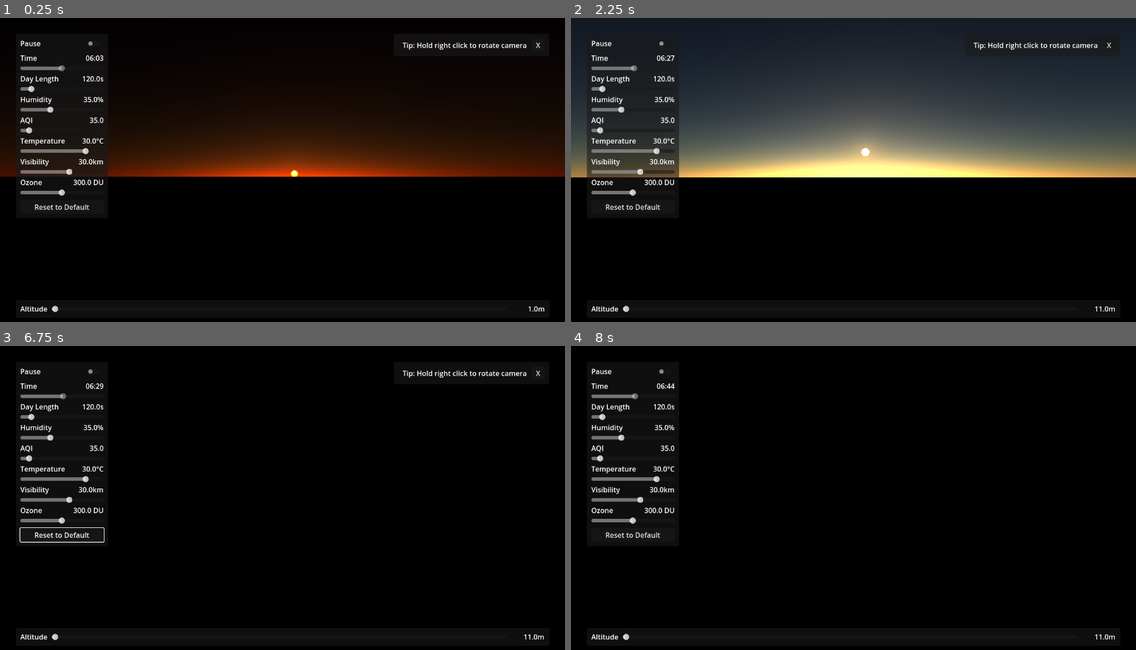
Above: before the commit, frames 1-4 (two rows, left to right).
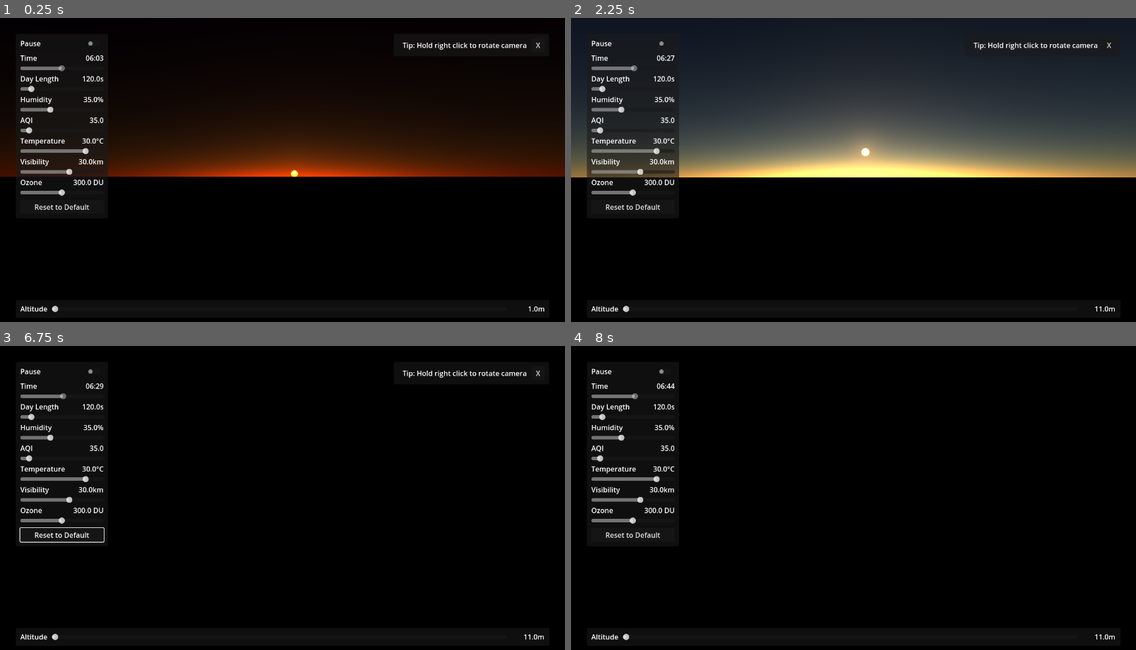
Above: after the commit, the same moments.

Repository: FroggLeo/godot-dynamic-environment
Game: Godot game, scene res://world/world.tscn
Same seed, same stepped clock (60 frames per second), same inputs: the game is played once before the commit and once after it.
Inputs (mouse positions are in pixels of both pictures, inside the frame that each line leads up to):
- Up to frame 1 (0.25 s): no input
- Up to frame 2 (2.25 s): tap Enter at 0.5, 1.25, 2 s; move the mouse to (977, 160) at 0.52 s; hold Right 0.53-1.28 s; tap Mouse wheel down (go_down) at 0.6 s; move the mouse to (740, 191) at 1.27 s; hold Down 1.28-2.03 s; tap Mouse wheel up (go_up) at 1.35 s; move the mouse to (910, 106) at 2.02 s; hold Right from 2.03 s (still down); hold Right mouse button (move_camera) from 2.03 s (still down)
- Up to frame 3 (6.75 s): tap Enter at 2.75 s; move the mouse to (254, 567) at 2.77 s; release Right at 2.78 s; release Right mouse button (move_camera) at 2.78 s; hold Up 2.78-3.5 s; tap Alt at 2.85 s; click (96, 370) at 3.5 s; click "Reset to Default" at 4.25 s; move the mouse to (452, 552) at 5.02 s; hold Left 5.03-6.53 s; tap Shift at 5.1 s; move the mouse to (113, 458) at 5.77 s; tap Mouse wheel down (go_down) at 5.85 s; move the mouse to (310, 504) at 6.52 s; hold Down from 6.53 s (still down); tap Mouse wheel up (go_up) at 6.6 s
- Up to frame 4 (8 s): release Down at 7.25 s; click "X" at 7.25 s

The runs differ from the first frame. In frame 2, 0.9% of the frame differs, in the area x 19-94%, y 46-53%; in frame 3, less than 0.1%; in frame 4, nothing differs.

Commit message:
tune exposure curve for less blowout

Diff:
--- a/godot_project/environment/environment_system.tscn
+++ b/godot_project/environment/environment_system.tscn
@@ -30,7 +30,7 @@
 shader_parameter/enable_stars = true
 shader_parameter/stars_pitch = 0.0
 shader_parameter/stars_strength = 0.0999999977648
-shader_parameter/stars_max_size = 0.45000002067648004
+shader_parameter/stars_max_size = 0.45000002067648
 shader_parameter/stars_min_size = 0.350000016625
 shader_parameter/stars_density = 1.0
 shader_parameter/stars_amount = 0.1
--- a/godot_project/environment_system.gd
+++ b/godot_project/environment_system.gd
@@ -89,6 +89,7 @@
 func _update_exposure() -> void:
 	var sun_dir = _get_light_dir(sunLight)
 	var how_horizon = clamp(sun_dir.dot(-top), 0.0, 1.0)
+	how_horizon = pow(how_horizon, 7.0)
 	var exposure = lerp(10.0, 20.0, how_horizon)
 	mat.set_shader_parameter("exposure", exposure)
 
Not shown, added: godot_project/export_presets.cfg
